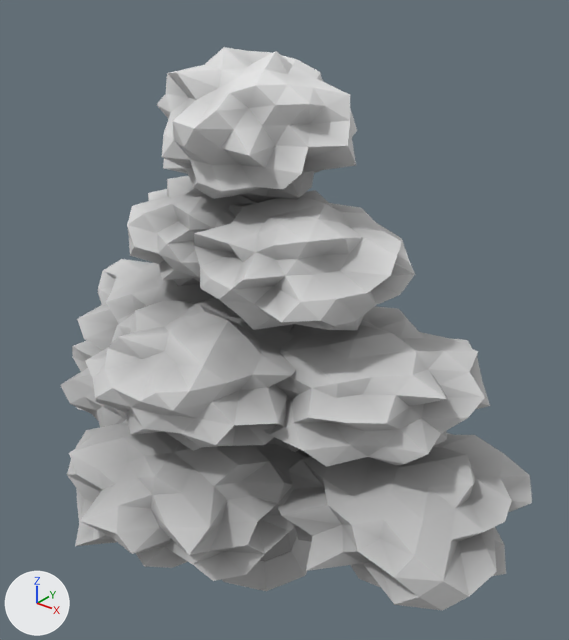
The glTF model assets/models/kyoto/plants/ginkgo.glb as it was, and as the next commit left it.
One viewpoint serves both versions: a camera (50 mm lens) standing at (8.3, -8.72, 11.32) and looking at (0.67, 0.82, 5.41). Lighting does not change. The marker at lower left points along +X, +Y and +Z. The picture after the commit comes second.

The first picture shows 'Ginkgo_Crown', 'Ginkgo_Trunk'.
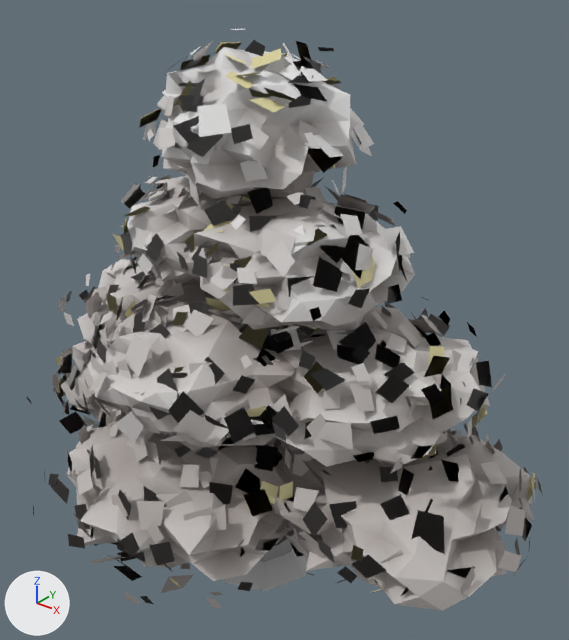
The newer file is also turned or shifted as a whole; pictures and numbers use the older file's frame.

Patch to the scene script:
```diff
--- a/assets/models/kyoto/plants/ginkgo.glb.py
+++ b/assets/models/kyoto/plants/ginkgo.glb.py
@@ me_ginkgo_leaves @@
+me_ginkgo_leaves.from_pydata(...)  # 4796 vertices, 2398 faces; spans x -5.58..5.58, y -3.65..3.65, z 1.68..10.04
+me_ginkgo_leaves.materials.append(mat_paletteatlas)
@@ ob_ginkgo_leaves @@
+ob_ginkgo_leaves = bpy.data.objects.new('Ginkgo_Leaves', me_ginkgo_leaves)
+ob_ginkgo_leaves.location = (-0.08, -0.03, 0.0)
```

Location of each change, (x1, y1, x2, y2) in pixels of the pictures (569 x 640 px):
'Ginkgo_Leaves', added: after (27, 28, 543, 608)
